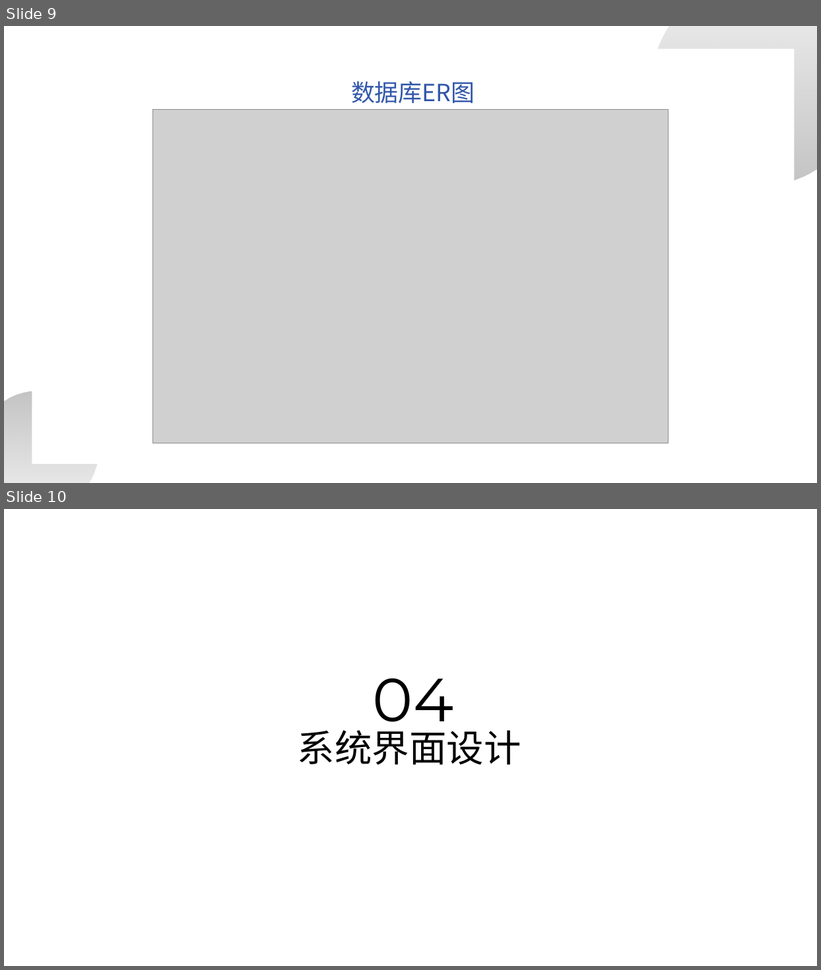
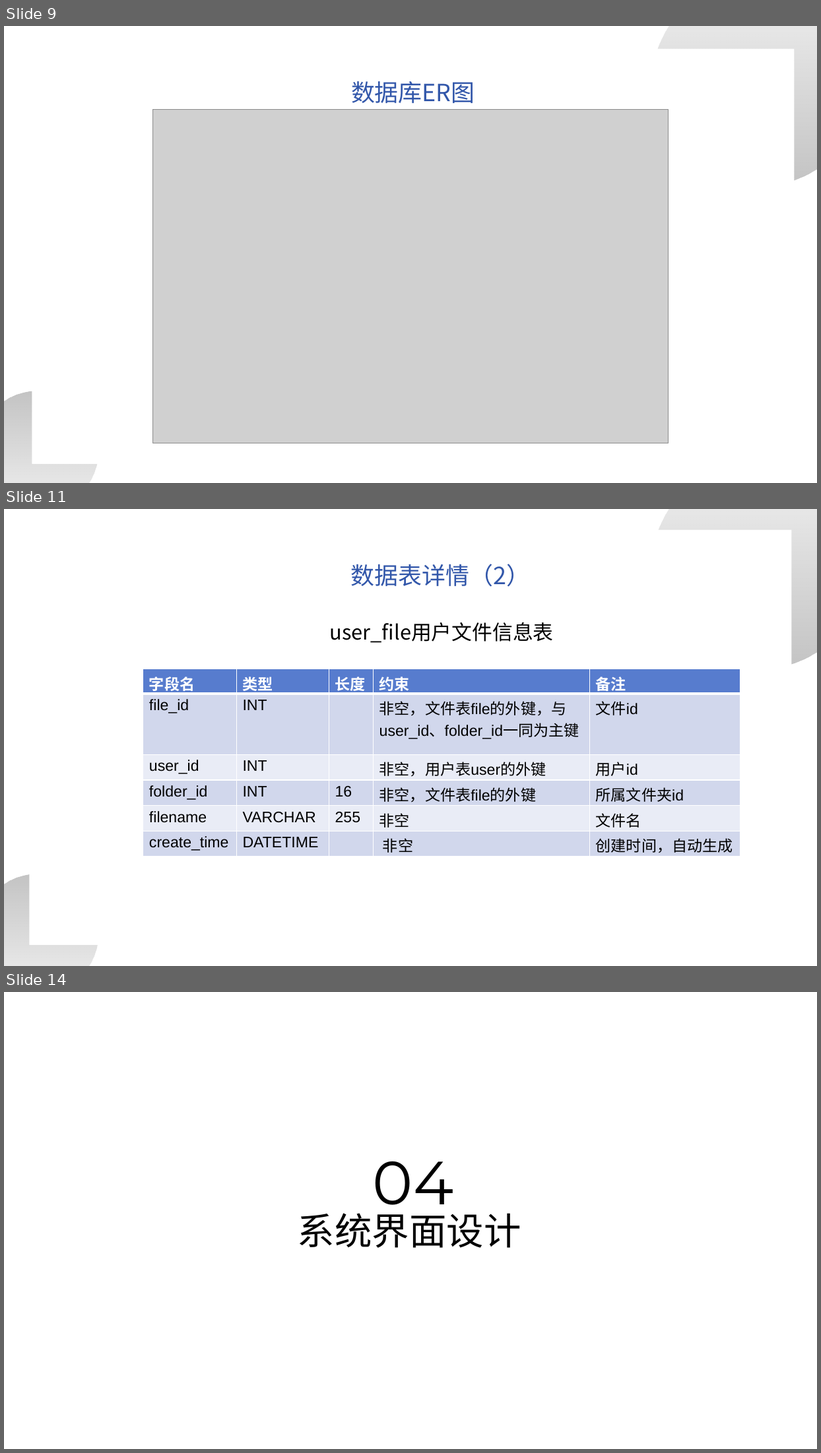
Before and after one commit to ChenjxJames/MyCloud, a slide deck: doc/演示.pptx. Shown one above the other, each under a label of ours: slides 9 and 10 before the commit, slides 9, 11 and 14 after it; the slides between them are not shown. The pictures are 821x970 and 821x1453 pixels, drawn with LibreOffice and Linux fonts; fonts in the diff are those of the drawing; grey boxes stand for pictures; background and template pictures are left out. Boxes give left, top, right and bottom in pixels: in the first picture for what was removed or moved away, otherwise in the second. Text is boxed around its words. In the diff, an @@ line names an element or a change of style, - is before the commit and + after.

```diff
--- a/doc/演示.pptx
+++ b/doc/演示.pptx
@@ slide 11 added at [4,509,817,966], background picture (left out) @@
@@ freeform shape added at [653,509,817,669], fill gradient #000000 @@
@@ rectangle added at [30,529,792,945], fill #FFFFFF @@
@@ text added at [351,564,530,587], 28 pt, text #3257AA @@
+数据表详情（2）
@@ text added at [329,623,553,643], 24 pt, text #000000 @@
+user_file用户文件信息表
@@ table added at [143,669,741,856], 6 rows, 5 columns @@
+字段名 | 类型 | 长度 | 约束 | 备注
+file_id | INT |  | 非空，文件表file的外键，与user_id、folder_id一同为主键 | 文件id
+user_id | INT |  | 非空，用户表user的外键 | 用户id
+folder_id | INT | 16 | 非空，文件表file的外键 | 所属文件夹id
+filename | VARCHAR | 255 | 非空 | 文件名
+create_time | DATETIME |  | 非空 | 创建时间，自动生成
@@ freeform shape added at [4,875,98,966], fill gradient #000000 @@
@@ what was slide 10 is now slide 14 @@
```
Also in this commit, not shown: 1 slide changed, 3 other slides added, 2 other files.
